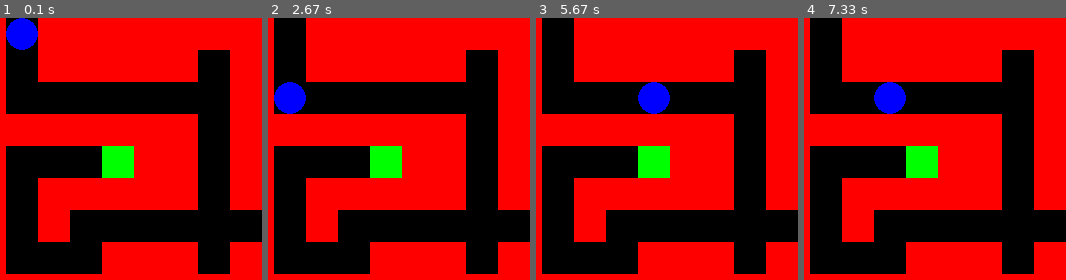
Above: before the commit, frames 1-4 (left to right).
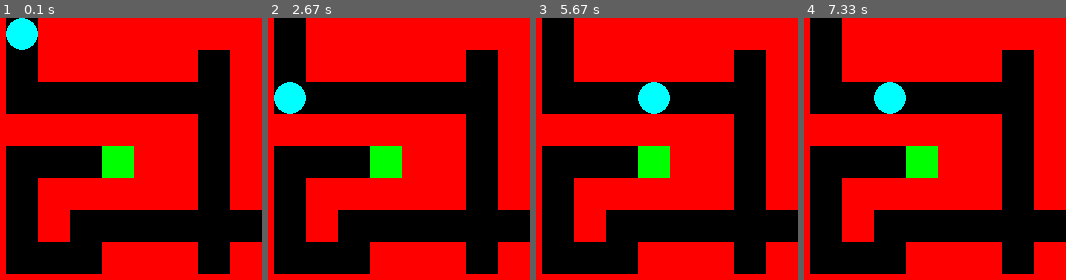
Above: after the commit, the same moments.

Repository: benreid24/PyGame-Learning
Game: pygame game, started from main.py
Same seed, same stepped clock (60 frames per second), same inputs: the game is played once before the commit and once after it.
Inputs:
- Up to frame 1 (0.1 s): no input
- Up to frame 2 (2.67 s): hold Down from 2.4 s (still down)
- Up to frame 3 (5.67 s): release Down at 2.87 s; hold Up 3.33-3.7 s; hold Down 4.4-4.77 s; hold Right from 5.3 s (still down)
- Up to frame 4 (7.33 s): release Right at 5.77 s; hold Right 6.15-6.62 s; hold Left 6.65-7.18 s

The runs differ from the first frame. In frame 1, 1.1% of the frame differs, in the area x 2-15%, y 0-13%; in frame 2, 1.1%; in frame 3, 1.1%; in frame 4, 1.1%.

Commit message:
Change player color

Diff:
--- a/main.py
+++ b/main.py
@@ -28,7 +28,7 @@
 block = pygame.Rect(0, 0, 32, 32)
 
 player_pos = (2, 0)
-player_color = (0, 0, 255)
+player_color = (0, 255, 255)
 
 
 def draw_maze():
